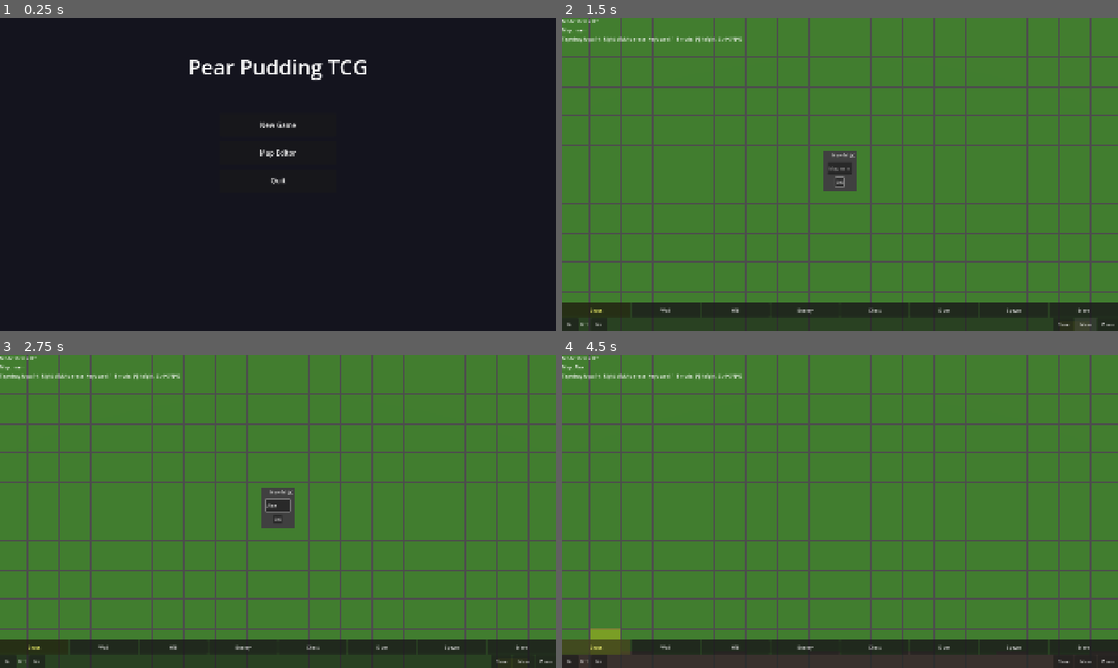
Above: before the commit, frames 1-4 (two rows, left to right).
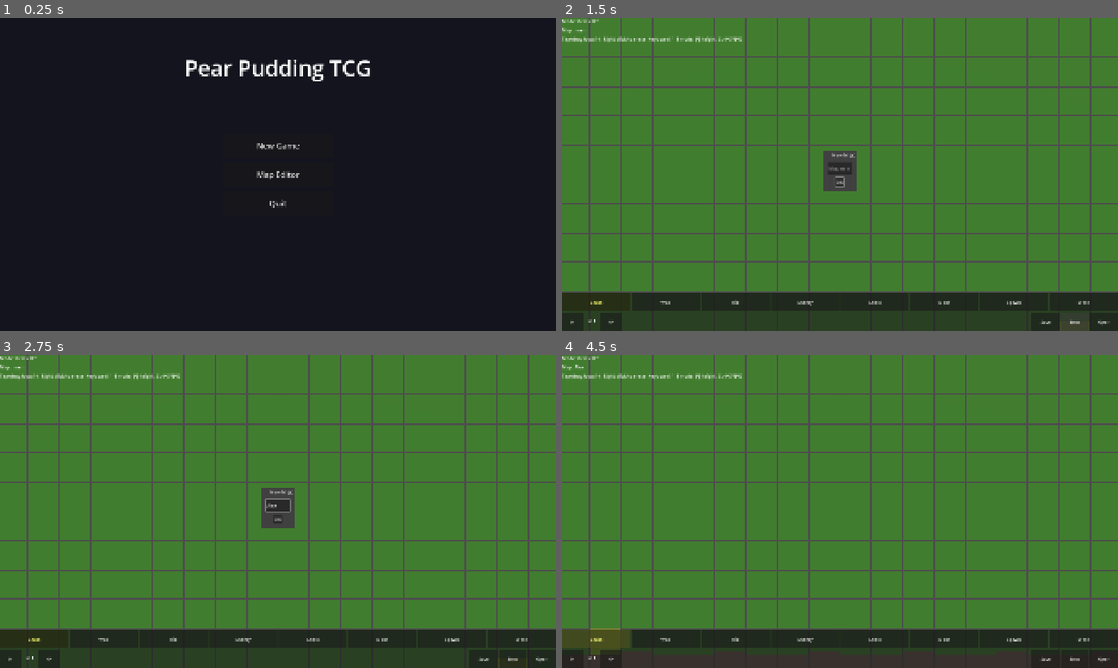
Above: after the commit, the same moments.

Repository: ChrisPauly97/pear-pudding-godot
Game: Godot game, scene res://scenes/ui/MenuScene.tscn
Two runs of this game, one before a commit and one after it. Both use one fixed random seed, a clock stepped at 60 frames per second and the inputs below.
Inputs (mouse positions are in pixels of both pictures, inside the frame that each line leads up to):
- Up to frame 1 (0.25 s): no input
- Up to frame 2 (1.5 s): click "Map Editor" at 0.5 s; click "New" at 1.25 s
- Up to frame 3 (2.75 s): click (278, 505) at 2.02 s; type "Alex" at 2.1 s
- Up to frame 4 (4.5 s): click "New" at 2.75 s; click "OK" at 3.5 s; click "Grass" at 4.25 s

The runs differ from the first frame. In frame 1, 1.4% of the frame differs, in the area x 33-67%, y 13-61%; in frame 2, 3.5%; in frame 3, 3.5%; in frame 4, 3.7%, in the area x 0-100%, y 87-99%.

Commit message:
Make all UI sizes relative to viewport height
Replaces every hard-coded pixel value (custom_minimum_size, font sizes,
container separation) with fractions of the viewport height so controls
scale correctly at any resolution. Hard values stripped from .tscn files;
_apply_ui_sizes() added to each scene's _ready() to apply them from script.

Affected scenes: MapEditorScene, MenuScene, ChestOpenScene, GameOverScene,
BattleScene (zone panels + card views).

https://claude.ai/code/session_01QwJJQE5eTqeVg7H1hub8xe

Diff:
--- a/scenes/battle/BattleScene.gd
+++ b/scenes/battle/BattleScene.gd
@@ -12,6 +12,7 @@
 
 # Click-to-target for board-card attacks (select attacker, then click enemy)
 var _dragged_card: Dictionary = {}  # {card: CardInstance}
+var _vh: float = 0.0
 
 # Drag-to-play: hand card being dragged onto the board
 var _hand_drag_card: CardInstance = null
@@ -28,6 +29,8 @@
 @onready var _end_turn_btn: Button = $SidePanel/EndTurnButton
 
 func _ready() -> void:
+	_vh = get_viewport().get_visible_rect().size.y
+	_apply_ui_sizes()
 	_state = GameState.new()
 
 	# Player deck: use SaveManager collection if available, else default
@@ -53,6 +56,15 @@
 
 	_state.players[0].start_turn(1)
 	_refresh_all()
+
+func _apply_ui_sizes() -> void:
+	var hero_h: float = _vh * 0.09
+	var board_h: float = _vh * 0.18
+	_enemy_hero_view.custom_minimum_size   = Vector2(0, hero_h)
+	_enemy_board_view.custom_minimum_size  = Vector2(0, board_h)
+	_player_board_view.custom_minimum_size = Vector2(0, board_h)
+	_player_hero_view.custom_minimum_size  = Vector2(0, hero_h)
+	_player_hand_view.custom_minimum_size  = Vector2(0, board_h)
 
 # -------------------------------------------------------------------------
 # Drag/Drop — scene-level input catches mouse move and release globally
@@ -131,18 +143,18 @@
 
 func _make_card_view(card: CardInstance, zone_id: String) -> PanelContainer:
 	var panel := PanelContainer.new()
-	panel.custom_minimum_size = Vector2(90, 120)
+	panel.custom_minimum_size = Vector2(_vh * 0.09, _vh * 0.15)
 	var vbox := VBoxContainer.new()
 	var name_lbl := Label.new()
 	name_lbl.text = card.name
-	name_lbl.add_theme_font_size_override("font_size", 10)
+	name_lbl.add_theme_font_size_override("font_size", int(_vh * 0.013))
 	name_lbl.horizontal_alignment = HORIZONTAL_ALIGNMENT_CENTER
 	var stats_lbl := Label.new()
 	stats_lbl.text = "%d/%d  (%d)" % [card.attack, card.health, card.cost]
 	stats_lbl.horizontal_alignment = HORIZONTAL_ALIGNMENT_CENTER
 	var desc_lbl := Label.new()
 	desc_lbl.text = card.description
-	desc_lbl.add_theme_font_size_override("font_size", 8)
+	desc_lbl.add_theme_font_size_override("font_size", int(_vh * 0.011))
 	desc_lbl.autowrap_mode = TextServer.AUTOWRAP_WORD_SMART
 	vbox.add_child(name_lbl)
 	vbox.add_child(stats_lbl)
--- a/scenes/battle/BattleScene.tscn
+++ b/scenes/battle/BattleScene.tscn
@@ -28,7 +28,6 @@
 
 [node name="EnemyHeroView" type="PanelContainer" parent="EnemyArea"]
 layout_mode = 2
-custom_minimum_size = Vector2(0, 60)
 
 [node name="HPLabel" type="Label" parent="EnemyArea/EnemyHeroView"]
 layout_mode = 2
@@ -42,7 +41,6 @@
 
 [node name="EnemyBoardView" type="HBoxContainer" parent="EnemyArea"]
 layout_mode = 2
-custom_minimum_size = Vector2(0, 130)
 
 [node name="Divider" type="HSeparator" parent="."]
 layout_mode = 1
@@ -62,11 +60,9 @@
 
 [node name="PlayerBoardView" type="HBoxContainer" parent="PlayerArea"]
 layout_mode = 2
-custom_minimum_size = Vector2(0, 130)
 
 [node name="PlayerHeroView" type="PanelContainer" parent="PlayerArea"]
 layout_mode = 2
-custom_minimum_size = Vector2(0, 60)
 
 [node name="HPLabel" type="Label" parent="PlayerArea/PlayerHeroView"]
 layout_mode = 2
@@ -80,7 +76,6 @@
 
 [node name="PlayerHandView" type="HBoxContainer" parent="PlayerArea"]
 layout_mode = 2
-custom_minimum_size = Vector2(0, 130)
 
 [node name="SidePanel" type="VBoxContainer" parent="."]
 layout_mode = 1
--- a/scenes/ui/ChestOpenScene.gd
+++ b/scenes/ui/ChestOpenScene.gd
@@ -13,7 +13,14 @@
 
 func _ready() -> void:
 	_next_btn.pressed.connect(_on_next)
+	_apply_ui_sizes()
 	_show_card(_current_idx)
+
+func _apply_ui_sizes() -> void:
+	var vh: float = get_viewport().get_visible_rect().size.y
+	_card_panel.custom_minimum_size = Vector2(vh * 0.22, vh * 0.18)
+	_card_name.add_theme_font_size_override("font_size", int(vh * 0.022))
+	_next_btn.custom_minimum_size = Vector2(vh * 0.22, vh * 0.06)
 
 func _show_card(idx: int) -> void:
 	if idx >= card_ids.size():
--- a/scenes/ui/ChestOpenScene.tscn
+++ b/scenes/ui/ChestOpenScene.tscn
@@ -23,20 +23,14 @@
 anchor_top = 0.5
 anchor_right = 0.5
 anchor_bottom = 0.5
-offset_left = -120.0
-offset_top = -150.0
-offset_right = 120.0
-offset_bottom = 150.0
 
 [node name="CardPanel" type="PanelContainer" parent="VBox"]
 layout_mode = 2
-custom_minimum_size = Vector2(200, 160)
 
 [node name="CardName" type="Label" parent="VBox"]
 layout_mode = 2
 text = ""
 horizontal_alignment = 1
-theme_override_font_sizes/font_size = 20
 
 [node name="CardDesc" type="Label" parent="VBox"]
 layout_mode = 2
@@ -52,4 +46,3 @@
 [node name="NextButton" type="Button" parent="VBox"]
 layout_mode = 2
 text = "Next"
-custom_minimum_size = Vector2(200, 40)
--- a/scenes/ui/GameOverScene.gd
+++ b/scenes/ui/GameOverScene.gd
@@ -6,6 +6,12 @@
 func _ready() -> void:
 	_msg_label.text = "Game Over"
 	_menu_btn.pressed.connect(_on_menu)
+	_apply_ui_sizes()
+
+func _apply_ui_sizes() -> void:
+	var vh: float = get_viewport().get_visible_rect().size.y
+	_msg_label.add_theme_font_size_override("font_size", int(vh * 0.04))
+	_menu_btn.custom_minimum_size = Vector2(vh * 0.22, vh * 0.07)
 
 func _on_menu() -> void:
 	SceneManager.go_to_menu()
--- a/scenes/ui/GameOverScene.tscn
+++ b/scenes/ui/GameOverScene.tscn
@@ -23,18 +23,12 @@
 anchor_top = 0.5
 anchor_right = 0.5
 anchor_bottom = 0.5
-offset_left = -150.0
-offset_top = -60.0
-offset_right = 150.0
-offset_bottom = 60.0
 
 [node name="MessageLabel" type="Label" parent="VBox"]
 layout_mode = 2
 text = "Game Over"
 horizontal_alignment = 1
-theme_override_font_sizes/font_size = 32
 
 [node name="MenuButton" type="Button" parent="VBox"]
 layout_mode = 2
 text = "Main Menu"
-custom_minimum_size = Vector2(200, 50)
--- a/scenes/ui/MapEditorScene.gd
+++ b/scenes/ui/MapEditorScene.gd
@@ -75,10 +75,16 @@
 		Color(0.5, 0.1, 0.1),     # erase dark red
 	]
 
+	var vh: float = get_viewport().get_visible_rect().size.y
+	var btn_h: float   = vh * 0.06
+	var sq_w: float    = vh * 0.07
+	var wide_w: float  = vh * 0.09
+	var lbl_w: float   = vh * 0.045
+
 	for i in mode_names.size():
 		var btn := Button.new()
 		btn.text = mode_names[i]
-		btn.custom_minimum_size = Vector2(72, 48)
+		btn.custom_minimum_size = Vector2(wide_w, btn_h)
 		btn.size_flags_horizontal = Control.SIZE_EXPAND_FILL
 		var idx := i
 		btn.pressed.connect(func(): _set_mode(idx))
@@ -92,20 +98,20 @@
 
 	var h_minus := Button.new()
 	h_minus.text = "H-"
-	h_minus.custom_minimum_size = Vector2(56, 44)
+	h_minus.custom_minimum_size = Vector2(sq_w, btn_h)
 	h_minus.pressed.connect(_height_down)
 	ctrl_row.add_child(h_minus)
 
 	_height_label = Label.new()
 	_height_label.text = "H:1"
-	_height_label.custom_minimum_size = Vector2(36, 44)
+	_height_label.custom_minimum_size = Vector2(lbl_w, btn_h)
 	_height_label.horizontal_alignment = HORIZONTAL_ALIGNMENT_CENTER
 	_height_label.vertical_alignment = VERTICAL_ALIGNMENT_CENTER
 	ctrl_row.add_child(_height_label)
 
 	var h_plus := Button.new()
 	h_plus.text = "H+"
-	h_plus.custom_minimum_size = Vector2(56, 44)
+	h_plus.custom_minimum_size = Vector2(sq_w, btn_h)
 	h_plus.pressed.connect(_height_up)
 	ctrl_row.add_child(h_plus)
 
@@ -115,19 +121,19 @@
 
 	var save_btn := Button.new()
 	save_btn.text = "Save"
-	save_btn.custom_minimum_size = Vector2(72, 44)
+	save_btn.custom_minimum_size = Vector2(wide_w, btn_h)
 	save_btn.pressed.connect(_save_map)
 	ctrl_row.add_child(save_btn)
 
 	var new_btn := Button.new()
 	new_btn.text = "New"
-	new_btn.custom_minimum_size = Vector2(72, 44)
+	new_btn.custom_minimum_size = Vector2(wide_w, btn_h)
 	new_btn.pressed.connect(_new_map_dialog)
 	ctrl_row.add_child(new_btn)
 
 	var open_btn := Button.new()
 	open_btn.text = "Open"
-	open_btn.custom_minimum_size = Vector2(72, 44)
+	open_btn.custom_minimum_size = Vector2(wide_w, btn_h)
 	open_btn.pressed.connect(_show_map_list)
 	ctrl_row.add_child(open_btn)
 
--- a/scenes/ui/MenuScene.gd
+++ b/scenes/ui/MenuScene.gd
@@ -1,5 +1,7 @@
 extends Control
 
+@onready var _title: Label = $Title
+@onready var _vbox: VBoxContainer = $VBox
 @onready var _continue_btn: Button = $VBox/ContinueButton
 @onready var _start_btn: Button = $VBox/StartButton
 @onready var _editor_btn: Button = $VBox/EditorButton
@@ -13,6 +15,17 @@
 
 	# Only show Continue if a save file exists
 	_continue_btn.visible = SaveManager.has_save()
+	_apply_ui_sizes()
+
+func _apply_ui_sizes() -> void:
+	var vh: float = get_viewport().get_visible_rect().size.y
+	_title.add_theme_font_size_override("font_size", int(vh * 0.07))
+	_vbox.add_theme_constant_override("separation", int(vh * 0.018))
+	var btn_size := Vector2(vh * 0.35, vh * 0.075)
+	var btn_font: int = int(vh * 0.026)
+	for btn: Button in [_continue_btn, _start_btn, _editor_btn, _quit_btn]:
+		btn.custom_minimum_size = btn_size
+		btn.add_theme_font_size_override("font_size", btn_font)
 
 func _on_continue() -> void:
 	SceneManager.continue_game()
--- a/scenes/ui/MenuScene.tscn
+++ b/scenes/ui/MenuScene.tscn
@@ -30,7 +30,6 @@
 offset_right = 400.0
 offset_bottom = 220.0
 grow_horizontal = 2
-theme_override_font_sizes/font_size = 72
 text = "Pear Pudding TCG"
 horizontal_alignment = 1
 
@@ -41,34 +40,21 @@
 anchor_top = 0.5
 anchor_right = 0.5
 anchor_bottom = 0.5
-offset_left = -200.0
-offset_top = -210.0
-offset_right = 200.0
-offset_bottom = 210.0
 grow_horizontal = 2
 grow_vertical = 2
-theme_override_constants/separation = 16
 
 [node name="ContinueButton" type="Button" parent="VBox" unique_id=112233445]
-custom_minimum_size = Vector2(400, 80)
 layout_mode = 2
-theme_override_font_sizes/font_size = 24
 text = "Continue"
 
 [node name="StartButton" type="Button" parent="VBox" unique_id=281399044]
-custom_minimum_size = Vector2(400, 80)
 layout_mode = 2
-theme_override_font_sizes/font_size = 24
 text = "New Game"
 
 [node name="EditorButton" type="Button" parent="VBox" unique_id=409112854]
-custom_minimum_size = Vector2(400, 80)
 layout_mode = 2
-theme_override_font_sizes/font_size = 24
 text = "Map Editor"
 
 [node name="QuitButton" type="Button" parent="VBox" unique_id=79237124]
-custom_minimum_size = Vector2(400, 80)
 layout_mode = 2
-theme_override_font_sizes/font_size = 24
 text = "Quit"
